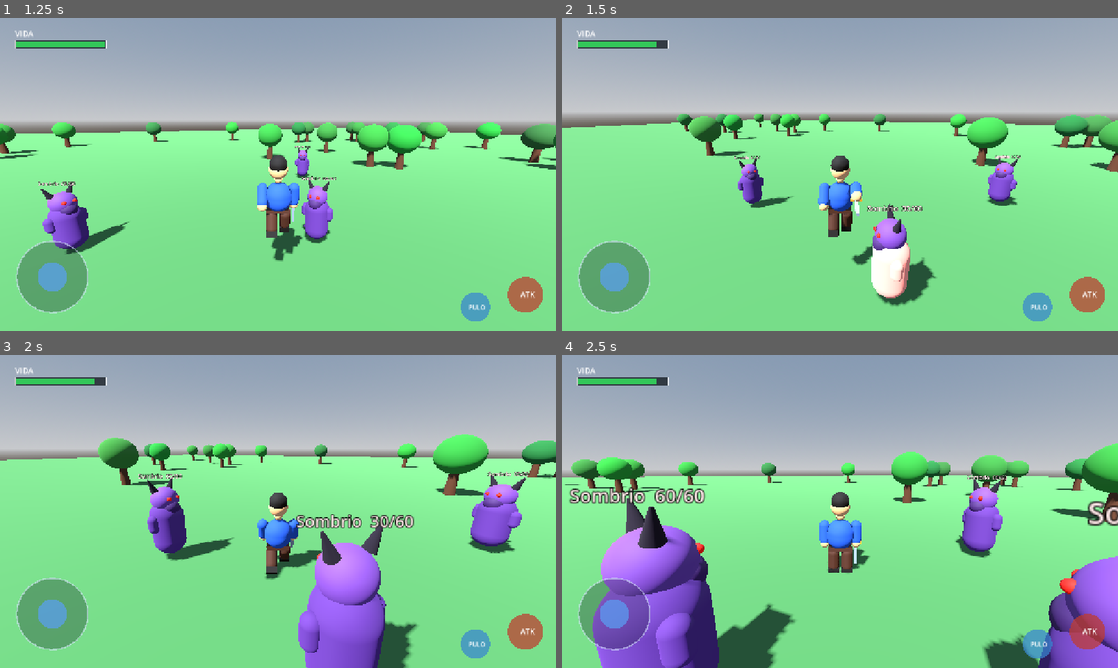
Above: before the commit, frames 1-4 (two rows, left to right).
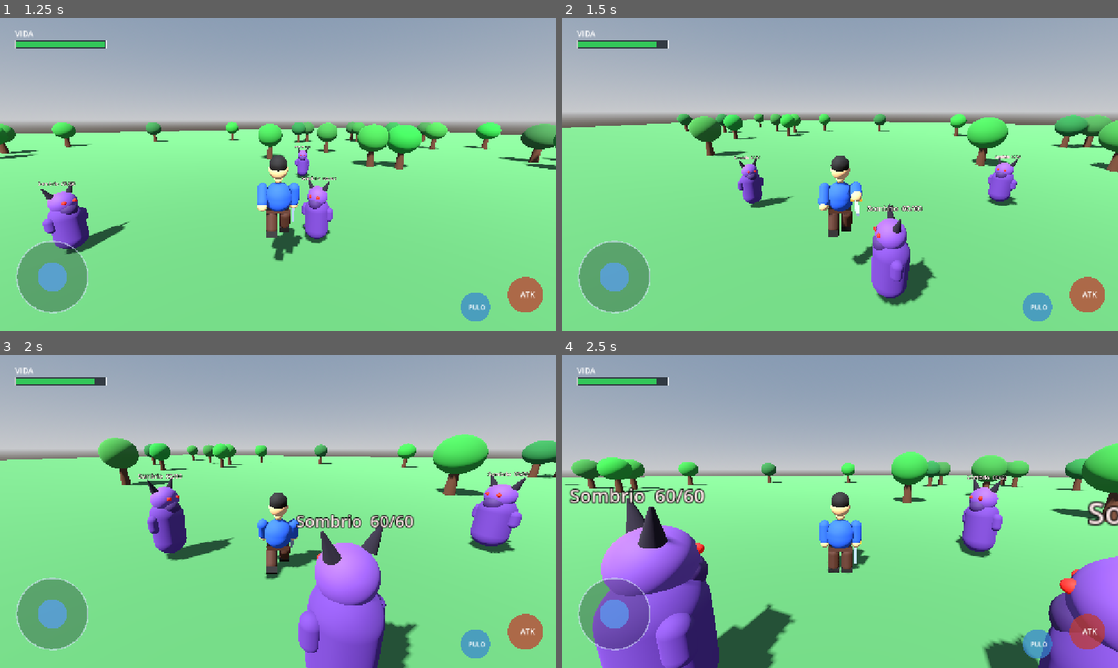
Above: after the commit, the same moments.

Repository: YohBoostel07/Aetheria-Android
Game: Godot game, scene res://scenes/world.tscn
The game is run twice, just before and just after one commit, with the same random seed, the same clock (stepped at 60 frames per second) and the same inputs.
Inputs (mouse positions are in pixels of both pictures, inside the frame that each line leads up to):
- Up to frame 1 (1.25 s): tap Enter at 0.5 s; move the mouse to (305, 174) at 0.52 s; hold W (move_forward) from 0.53 s (still down); tap J (attack) at 0.6 s; click (305, 174) at 0.67 s; tap Space (jump) at 0.77 s
- Up to frame 2 (1.5 s): keep holding W (move_forward); move the mouse to (812, 174) at 1.27 s; tap J (attack) at 1.35 s
- Up to frame 3 (2 s): keep holding W (move_forward); tap Space (jump) at 1.52 s
- Up to frame 4 (2.5 s): keep holding W (move_forward); move the mouse to (851, 505) at 2.02 s; tap J (attack) at 2.1 s

Frame 1 is identical in both runs. In frame 2, 1.0% of the frame differs, in the area x 55-63%, y 60-90%; in frame 3, less than 0.1%; in frame 4, nothing differs.

Commit message:
Aim sword hit detection toward character facing

Diff:
--- a/scripts/player.gd
+++ b/scripts/player.gd
@@ -69,7 +69,7 @@
     sphere.radius = 1.55
     var query := PhysicsShapeQueryParameters3D.new()
     query.shape = sphere
-    query.transform = Transform3D(Basis.IDENTITY, global_position + Vector3.UP * 0.95 + (-global_basis.z * 1.05))
+    query.transform = Transform3D(Basis.IDENTITY, global_position + Vector3.UP * 0.95 + (-body_mesh.global_basis.z * 1.05))
     query.exclude = [get_rid()]
     query.collide_with_bodies = true
     query.collide_with_areas = false
